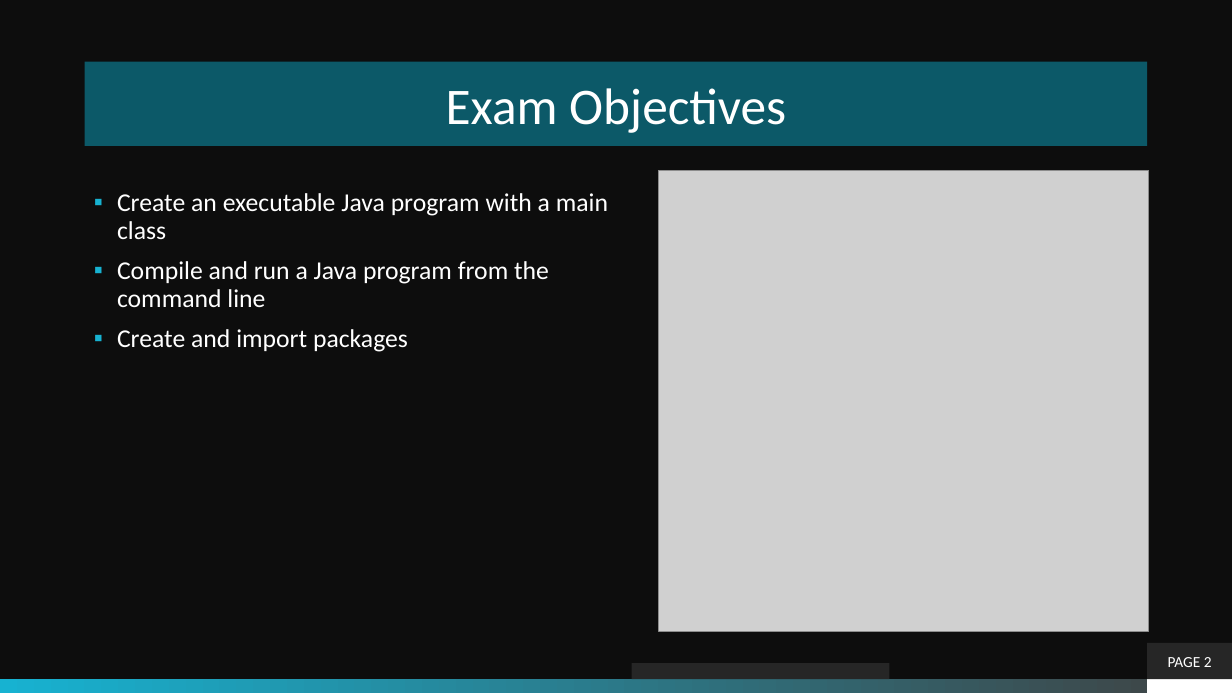
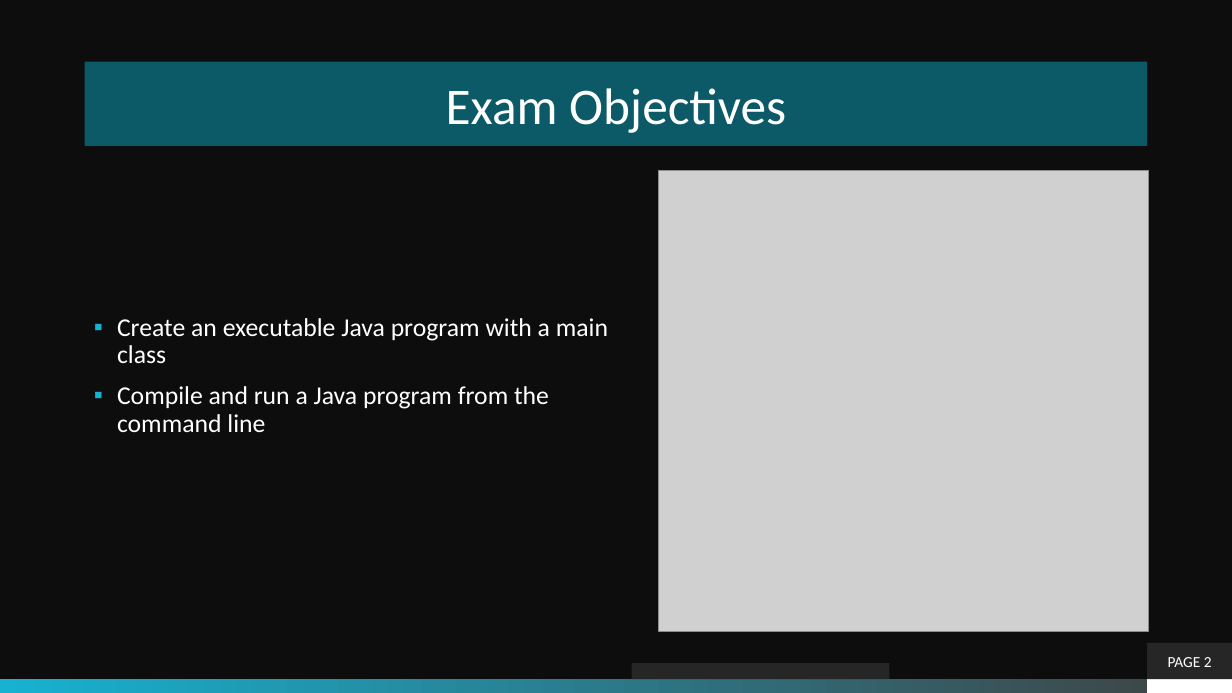
Before and after one commit to theLeonidas/Courses, a slide deck: slide 2 of courseMaterial/Objective-2-Simple Java Program/Basics_Of_A_Java_Program.pptx. Drawn at 1232x693 pixels with LibreOffice and Linux fonts; fonts in the diff are those of the drawing; grey boxes stand for pictures; background and template pictures are left out. Boxes give left, top, right and bottom in pixels: in the first picture for what was removed or moved away, otherwise in the second. Text is boxed around its words. In the diff, an @@ line names an element or a change of style, - is before the commit and + after.

```diff
--- a/courseMaterial/Objective-2-Simple Java Program/Basics_Of_A_Java_Program.pptx
+++ b/courseMaterial/Objective-2-Simple Java Program/Basics_Of_A_Java_Program.pptx
@@ text at (117, 329, 408, 352): paragraph removed @@
-▪ Create and import packages
```
Also in this commit, not shown: 4 other slides changed, 5 slides added, 5 slides removed, 24 other files.
